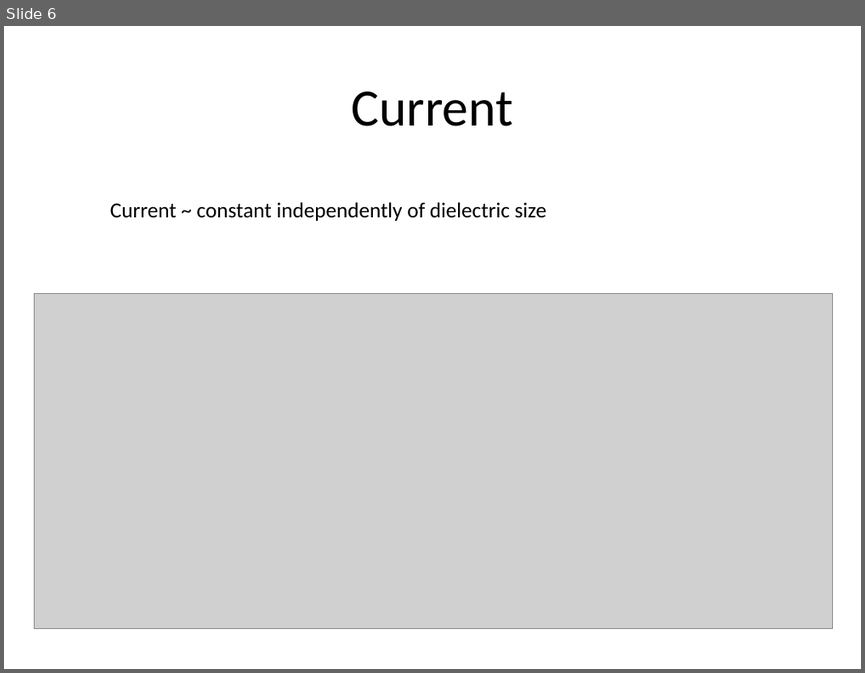
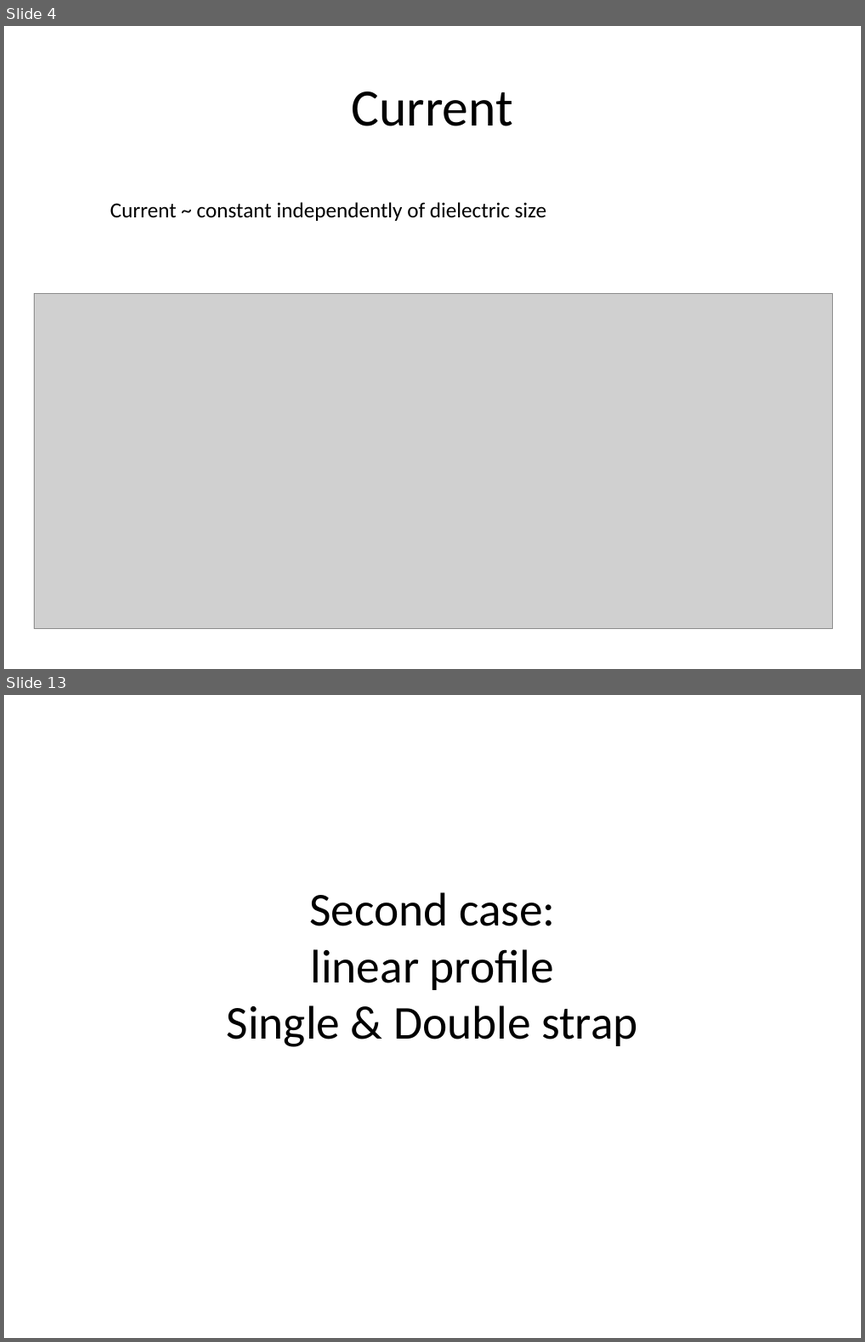
Before and after one commit to jhillairet/SOFT2018_Cold_Plasma_Modeling, a slide deck: Test Configurations/Results.pptx. Shown one above the other, each under a label of ours: slide 6 before the commit, slides 4 and 13 after it; the slides between them are not shown. The pictures are 865x673 and 865x1342 pixels, drawn with LibreOffice and Linux fonts; fonts in the diff are those of the drawing; grey boxes stand for pictures. Boxes give left, top, right and bottom in pixels: in the first picture for what was removed or moved away, otherwise in the second. Text is boxed around its words. In the diff, an @@ line names an element or a change of style, - is before the commit and + after.

```diff
--- a/Test Configurations/Results.pptx
+++ b/Test Configurations/Results.pptx
@@ slide 13 added at [4,695,861,1338], background #FFFFFF @@
@@ title added at [227,892,637,1047], 39.6 pt, text #000000 @@
+Second case:
+linear profile
+Single & Double strap
@@ what was slide 6 is now slide 4 @@
```
Also in this commit, not shown: 11 other slides added, 14 slides removed.
